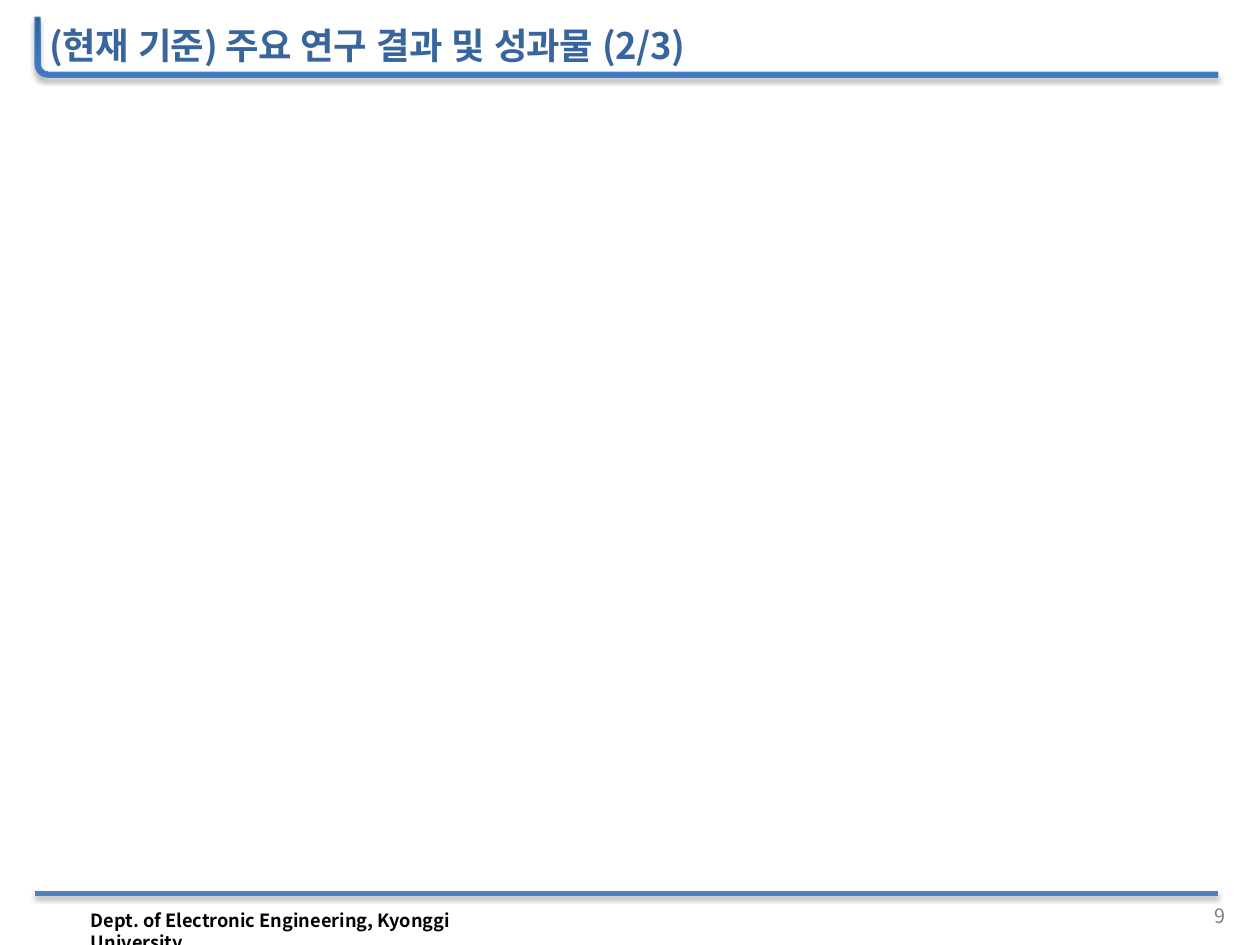
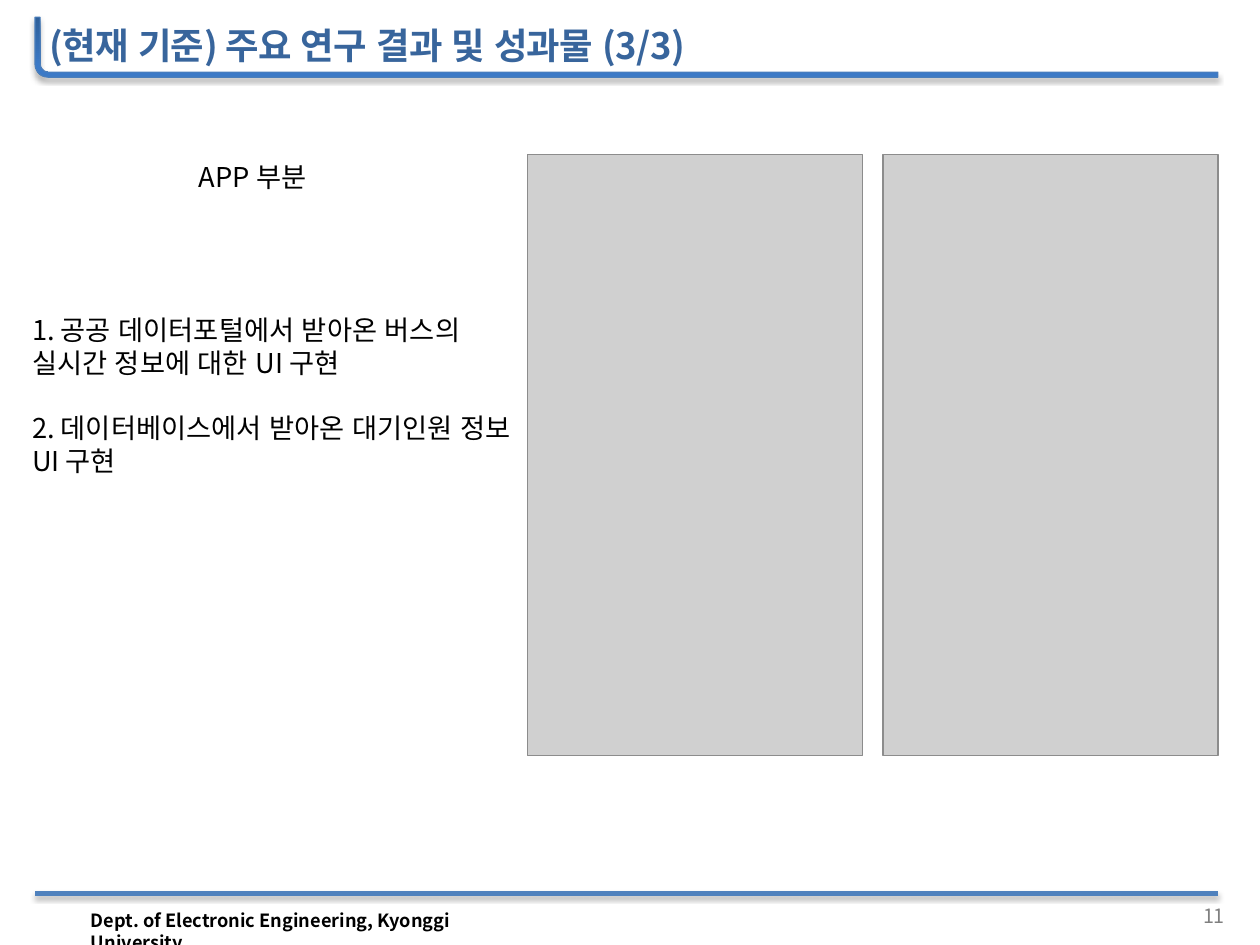
Before and after one commit to woojin1027/THE-FACO, a slide deck: slide 12 of 공학설계 자료/공학설계_중간보고_발표자료.pptx (slide 10 before the commit). Drawn at 1260x945 pixels with LibreOffice and Linux fonts; fonts in the diff are those of the drawing; grey boxes stand for pictures; background and template pictures are left out. Boxes give left, top, right and bottom in pixels: in the first picture for what was removed or moved away, otherwise in the second. Text is boxed around its words. In the diff, an @@ line names an element or a change of style, - is before the commit and + after.

```diff
--- a/공학설계 자료/공학설계_중간보고_발표자료.pptx
+++ b/공학설계 자료/공학설계_중간보고_발표자료.pptx
@@ text at [49,28,685,66]: text changed @@
-(현재 기준) 주요 연구 결과 및 성과물 (2/3)
+(현재 기준) 주요 연구 결과 및 성과물 (3/3)
@@ text added at [199,165,306,189], 18 pt, text #000000 @@
+APP 부분
@@ picture added at [527,155,862,756] @@
@@ picture added at [883,155,1217,756] @@
@@ text added at [32,317,510,473], 18 pt, text #000000 @@
+1. 공공 데이터포털에서 받아온 버스의 실시간 정보에 대한 UI 구현
+2. 데이터베이스에서 받아온 대기인원 정보 UI 구현
@@ page number at [1203,908,1225,923]: text changed @@
-9
+11
```
Also in this commit, not shown: 3 other slides changed, 1 slide added, 1 other file.
